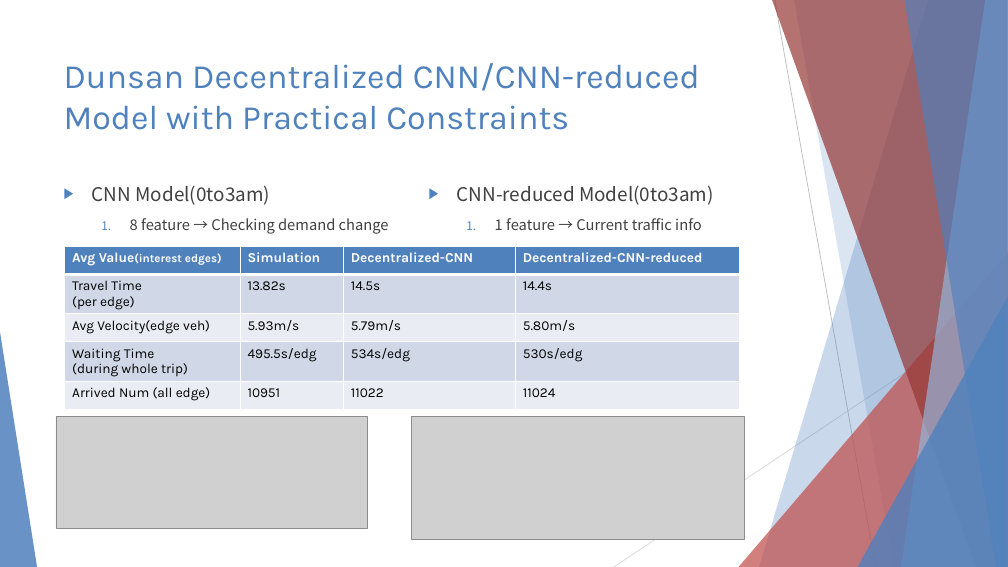
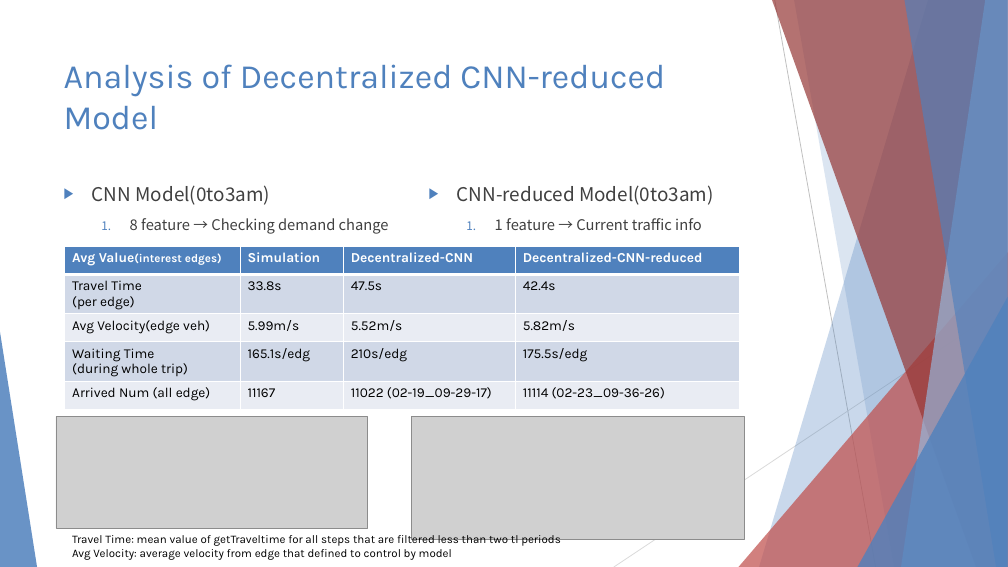
Before and after one commit to 3neutronstar/rl-constraints-traffic, a slide deck: slide 14 of Traffic Optimization Final Speech.pptx (slide 13 before the commit). Drawn at 1008x567 pixels with LibreOffice and Linux fonts; fonts in the diff are those of the drawing; grey boxes stand for pictures. Boxes give left, top, right and bottom in pixels: in the first picture for what was removed or moved away, otherwise in the second. Text is boxed around its words. In the diff, an @@ line names an element or a change of style, - is before the commit and + after.

```diff
--- a/Traffic Optimization Final Speech.pptx
+++ b/Traffic Optimization Final Speech.pptx
@@ title at (64, 64, 665, 130): text changed @@
-Dunsan Decentralized CNN/CNN-reduced Model with Practical Constraints
+Analysis of Decentralized CNN-reduced Model
@@ table at (65, 247, 741, 411) @@
-row 2: Travel Time / (per edge) | 13.82s | 14.5s | 14.4s
+row 2: Travel Time / (per edge) | 33.8s | 47.5s | 42.4s
-row 3: Avg Velocity(edge veh) | 5.93m/s | 5.79m/s | 5.80m/s
+row 3: Avg Velocity(edge veh) | 5.99m/s | 5.52m/s | 5.82m/s
-row 4: Waiting Time (during whole trip) | 495.5s/edg | 534s/edg | 530s/edg
+row 4: Waiting Time (during whole trip) | 165.1s/edg | 210s/edg | 175.5s/edg
-row 5: Arrived Num (all edge) | 10951 | 11022 | 11024
+row 5: Arrived Num (all edge) | 11167 | 11022 (02-19_09-29-17) | 11114 (02-23_09-36-26)
@@ text added at (72, 532, 561, 560), 11 pt, text #000000 @@
+Travel Time: mean value of getTraveltime for all steps that are filtered less than two tl periods
+Avg Velocity: average velocity from edge that defined to control by model
```
Also in this commit, not shown: 7 other slides changed, 2 slides added, 1 slide removed, 5 other files.
